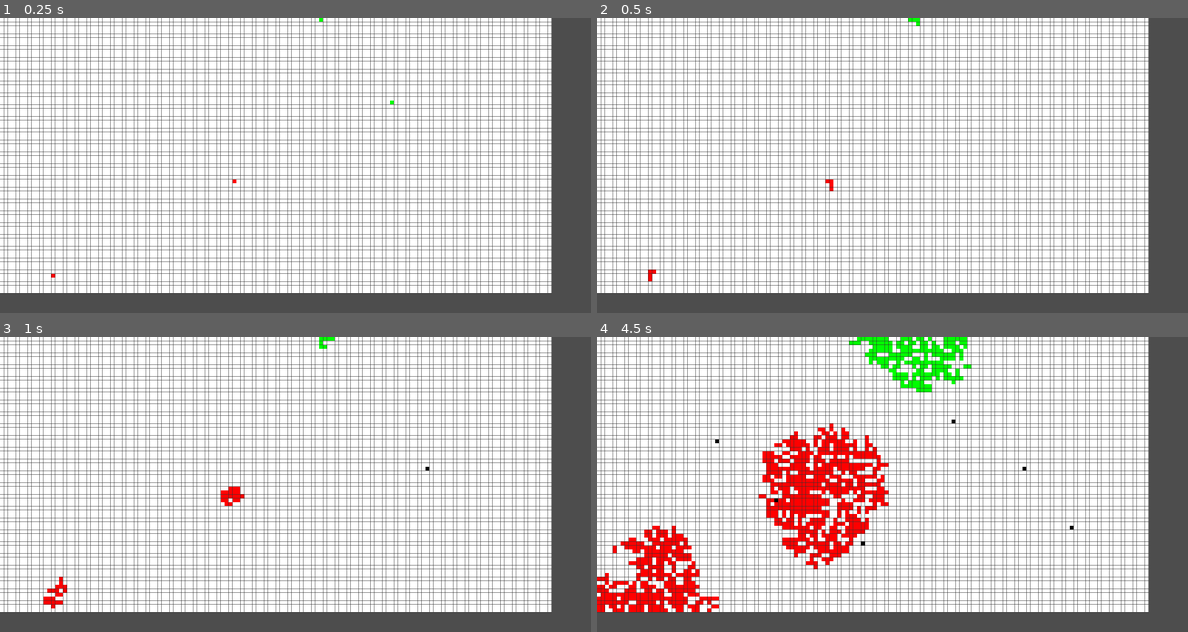
Above: before the commit, frames 1-4 (two rows, left to right).
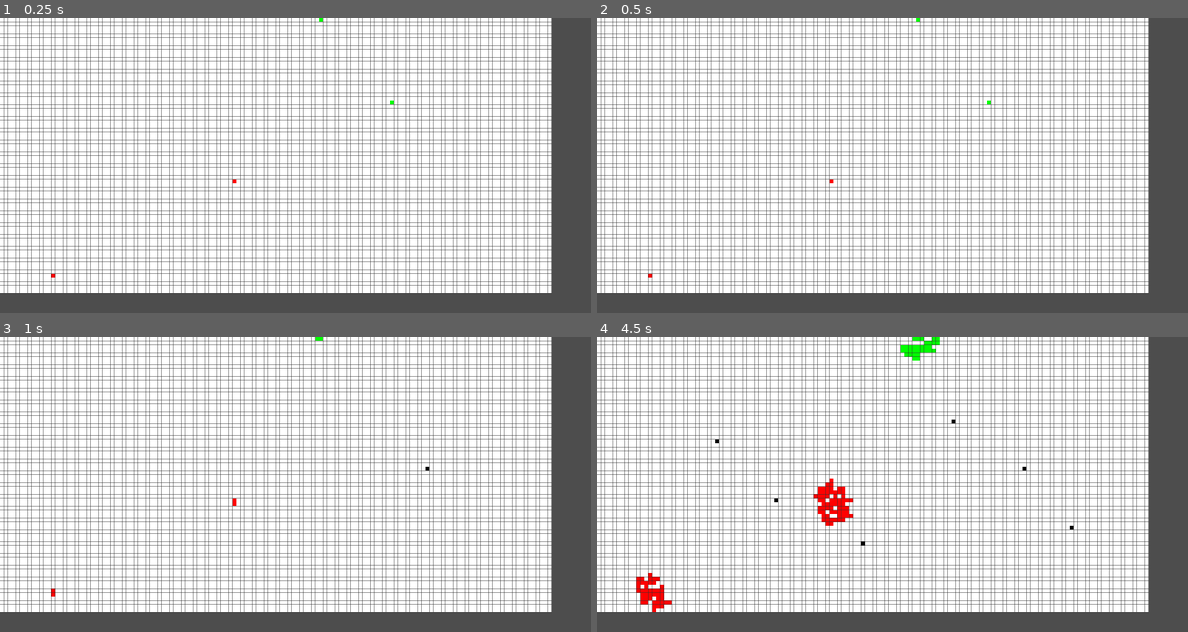
Above: after the commit, the same moments.

Repository: SilviuIordache/bacteria-sm
Game: Godot game, scene res://main.tscn
Same seed, same stepped clock (60 frames per second), same inputs: the game is played once before the commit and once after it.
Inputs (mouse positions are in pixels of both pictures, inside the frame that each line leads up to):
- Up to frame 1 (0.25 s): no input
- Up to frame 2 (0.5 s): no input
- Up to frame 3 (1 s): tap Enter at 0.5 s; move the mouse to (425, 469) at 0.52 s; click (425, 469) at 0.67 s
- Up to frame 4 (4.5 s): move the mouse to (774, 499) at 1.27 s; click (774, 499) at 1.42 s; move the mouse to (951, 419) at 2.02 s; click (951, 419) at 2.17 s; move the mouse to (862, 543) at 2.77 s; click (862, 543) at 2.92 s; move the mouse to (1069, 528) at 3.52 s; click (1069, 528) at 3.67 s; move the mouse to (715, 440) at 4.27 s; click (715, 440) at 4.42 s

Frame 1 is identical in both runs. In frame 2, less than 0.1% of the frame differs, in the area x 8-67%, y 0-90%; in frame 3, 0.4%; in frame 4, 9.2%, in the area x 0-64%, y 0-94%.

Commit message:
Some more logic

Diff:
--- a/bacteria.gd
+++ b/bacteria.gd
@@ -3,10 +3,12 @@
 const GRID_WIDTH = 140
 const GRID_HEIGHT =70
 const CELL_SIZE = 12
-const GAME_TICK_SPEED = 0.1
-const BACTERIA_CELL_DEATH_CHANCE = 0.9
+const GAME_TICK_SPEED = 0.4
+const BACTERIA_CELL_DEATH_CHANCE = 0.2
 
 var is_drawing_block := false  # Tracks whether mouse is held down
+var last_drawn_cell: Vector2i = Vector2i(-1, -1)  # sentinel value meaning "none"
+
 
 
 enum CellType {
@@ -29,11 +31,48 @@
 	var mouse_pos = get_viewport().get_mouse_position()
 	var cell_x = int(mouse_pos.x / CELL_SIZE)
 	var cell_y = int(mouse_pos.y / CELL_SIZE)
+	var current_cell = Vector2i(cell_x, cell_y)
 
 	if cell_x >= 0 and cell_x < GRID_WIDTH and cell_y >= 0 and cell_y < GRID_HEIGHT:
-		if grid[cell_y][cell_x] != CellType.BLOCK:
-			grid[cell_y][cell_x] = CellType.BLOCK
-			queue_redraw()
+		if last_drawn_cell == Vector2i(-1, -1) or last_drawn_cell == current_cell:
+			_draw_cell(current_cell)
+		else:
+			# Bresenham's line algorithm for smoother drawing
+			var points = _get_line_cells(last_drawn_cell, current_cell) if last_drawn_cell.distance_to(current_cell) > 1 else [current_cell]
+
+			for p in points:
+				_draw_cell(p)
+
+		last_drawn_cell = current_cell
+
+func _draw_cell(cell: Vector2i):
+	if grid[cell.y][cell.x] != CellType.BLOCK:
+		grid[cell.y][cell.x] = CellType.BLOCK
+		queue_redraw()
+
+func _get_line_cells(start: Vector2i, end: Vector2i) -> Array:
+	var points = []
+	var dx = abs(end.x - start.x)
+	var dy = -abs(end.y - start.y)
+	var sx = 1 if start.x < end.x else -1
+	var sy = 1 if start.y < end.y else -1
+	var err = dx + dy
+	var x = start.x
+	var y = start.y
+
+	while true:
+		points.append(Vector2i(x, y))
+		if x == end.x and y == end.y:
+			break
+		var e2 = 2 * err
+		if e2 >= dy:
+			err += dy
+			x += sx
+		if e2 <= dx:
+			err += dx
+			y += sy
+
+	return points
 
 func get_random_coord() -> Vector2i:
 	return Vector2i(
@@ -92,17 +131,10 @@
 	_draw_grid_lines();
 
 func _input(event):
-
 	if event is InputEventMouseButton:
 		is_drawing_block = event.button_index == MOUSE_BUTTON_LEFT and event.pressed
-
-	#if event is InputEventMouseButton and event.pressed:
-		#var cell_x = int(event.position.x / CELL_SIZE)
-		#var cell_y = int(event.position.y / CELL_SIZE)
-#
-		#if cell_x >= 0 and cell_x < GRID_WIDTH and cell_y >= 0 and cell_y < GRID_HEIGHT:
-			#grid[cell_y][cell_x] = CellType.BLOCK
-			#queue_redraw()
+		if not is_drawing_block:
+			last_drawn_cell = Vector2i(-1, -1)
 
 func _spread_bacteria():
 
@@ -116,7 +148,7 @@
 		for x in range(GRID_WIDTH):
 			var current = snapshot[y][x]
 			if current in [CellType.BACTERIA_RED, CellType.BACTERIA_GREEN]:
-				if randf() < 0.3:
+				if randf() < BACTERIA_CELL_DEATH_CHANCE:
 					grid[y][x] = CellType.EMPTY
 					continue
 
